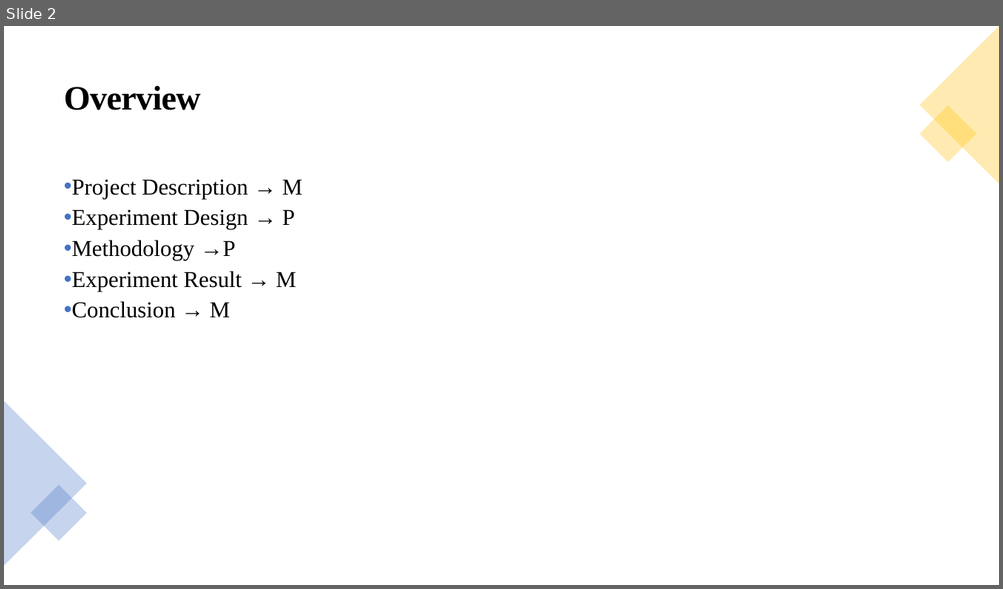
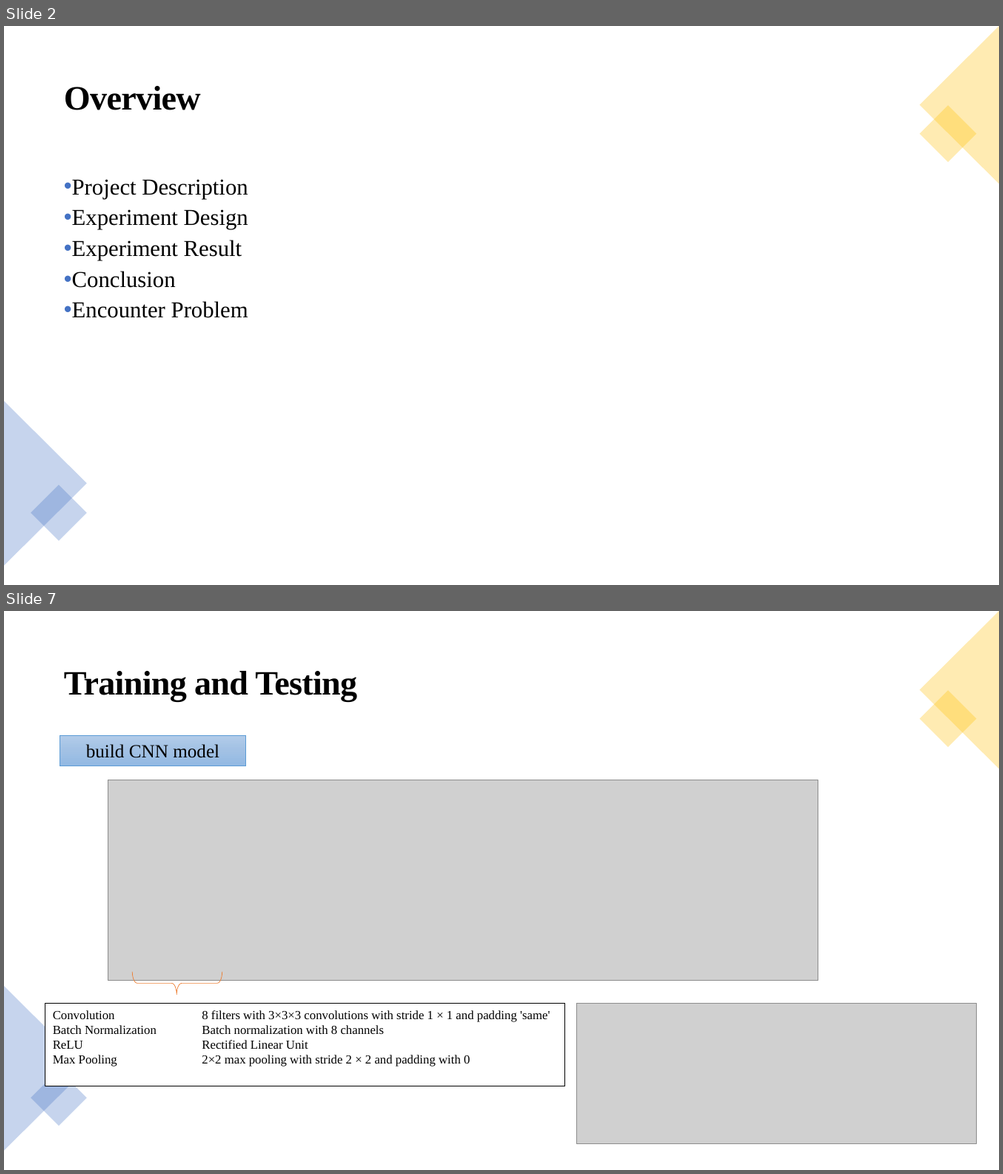
Before and after one commit to paweenp/Classification-of-time-signals-by-CNN-using-STFT, a slide deck: Presentation/Classification-of-time-signals-by-CNN-using-STFT.pptx. Shown one above the other, each under a label of ours: slide 2 before the commit, slides 2 and 7 after it; the slides between them are not shown. The pictures are 1003x589 and 1003x1174 pixels, drawn with LibreOffice and Linux fonts; fonts in the diff are those of the drawing; grey boxes stand for pictures. Boxes give left, top, right and bottom in pixels: in the first picture for what was removed or moved away, otherwise in the second. Text is boxed around its words. In the diff, an @@ line names an element or a change of style, - is before the commit and + after.

```diff
--- a/Presentation/Classification-of-time-signals-by-CNN-using-STFT.pptx
+++ b/Presentation/Classification-of-time-signals-by-CNN-using-STFT.pptx
@@ slide 7 added at (4, 611, 999, 1170), background #FFFFFF @@
@@ triangle added at (919, 611, 999, 769), fill #FFC000 at 30% opacity @@
@@ text added at (64, 671, 357, 701), 33 pt, text #000000, bold @@
+Training and Testing
@@ rectangle added at (919, 691, 976, 748), fill #FFC000 at 30% opacity @@
@@ rectangle added at (60, 735, 247, 766), fill gradient #B1CBE9 to #A3C1E5 to #93B9E4, outline #5B9BD5 0.5 pt, 18 pt, text #000000 @@
+build CNN model
@@ picture added at (108, 780, 818, 980) @@
@@ triangle added at (4, 986, 87, 1151), fill #4472C4 at 30% opacity @@
@@ left brace added at (133, 971, 222, 995), outline #ED7D31 0.5 pt @@
@@ rectangle added at (45, 1003, 564, 1086), fill #FFFFFF, outline #000000 0.75 pt, 12 pt, text #000000 @@
+Convolution 8 filters with 3×3×3 convolutions with stride 1 × 1 and padding 'same'
+Batch Normalization Batch normalization with 8 channels
+ReLU Rectified Linear Unit
+Max Pooling 2×2 max pooling with stride 2 × 2 and padding with 0
@@ picture added at (576, 1003, 976, 1144) @@
@@ rectangle added at (31, 1070, 87, 1126), fill #4472C4 at 30% opacity @@
@@ slide 2 changed as well @@
@@ text at (72, 179, 248, 318): text changed @@
-• Project Description → M
-• Experiment Design → P
-• Methodology →P
-• Experiment Result → M
-• Conclusion → M
+• Project Description
+• Experiment Design
+• Experiment Result
+• Conclusion
+• Encounter Problem
```
Also in this commit, not shown: 1 other slide changed, 15 other slides added, 5 slides removed.
